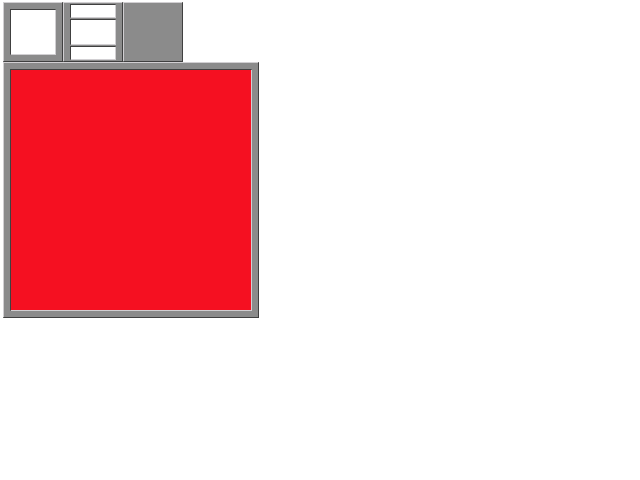
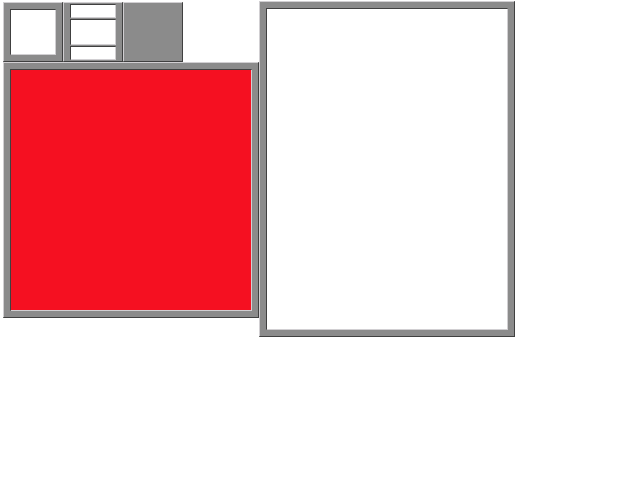
Before/after of a (640, 480) layered artwork. What changed in the layer stack:
painted on "5485-10-powerdolls.jpg" over [259, 1, 515, 337]
